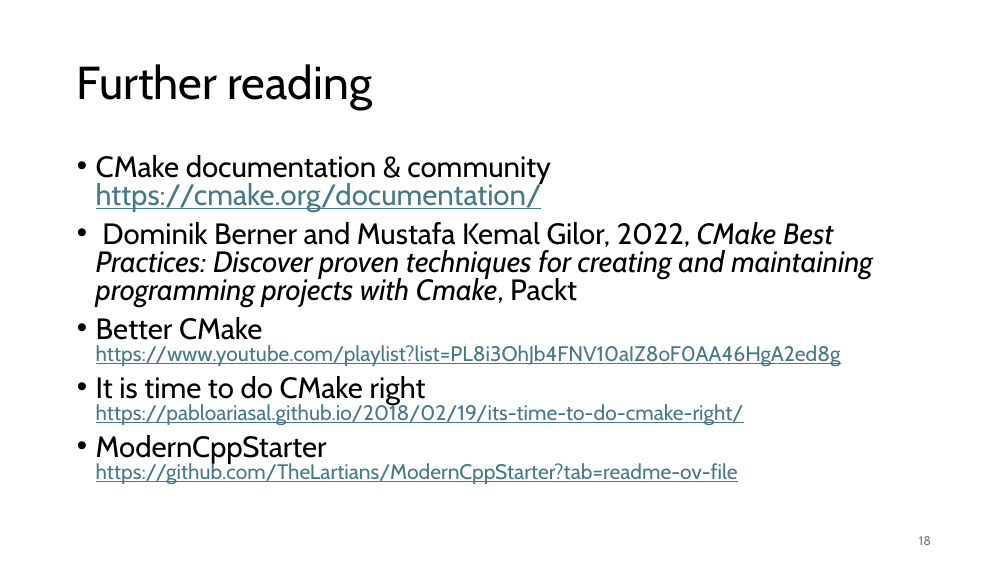
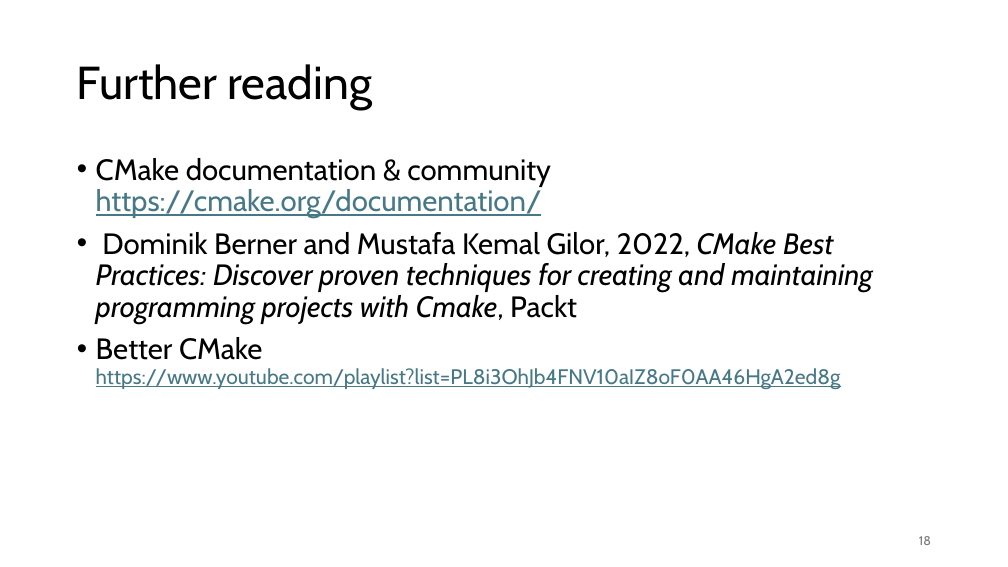
Before and after one commit to gjbex/C-plus-plus-software-engineering, a slide deck: slide 18 of cpp_software_engineering.pptx. Drawn at 1008x567 pixels with LibreOffice and Linux fonts; fonts in the diff are those of the drawing. Boxes give left, top, right and bottom in pixels: in the first picture for what was removed or moved away, otherwise in the second. Text is boxed around its words. In the diff, an @@ line names an element or a change of style, - is before the commit and + after.

Commit message:
Conflict resolution

```diff
--- a/cpp_software_engineering.pptx
+++ b/cpp_software_engineering.pptx
@@ text "CMake documentation & community https://cmake.org/documentat ..." at (96, 158, 873, 389): line spacing 0.8 to 0.9 @@
@@ text at (96, 376, 744, 484): paragraphs removed @@
-• It is time to do CMake right
-  https://pabloariasal.github.io/2018/02/19/its-time-to-do-cmake-right/
-• ModernCppStarter
-  https://github.com/TheLartians/ModernCppStarter?tab=readme-ov-file
```
